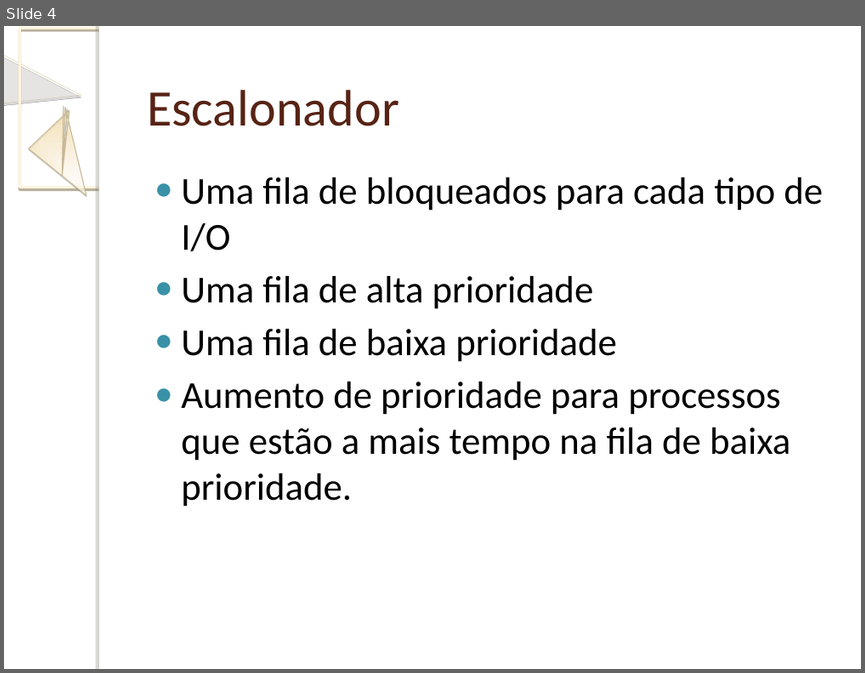
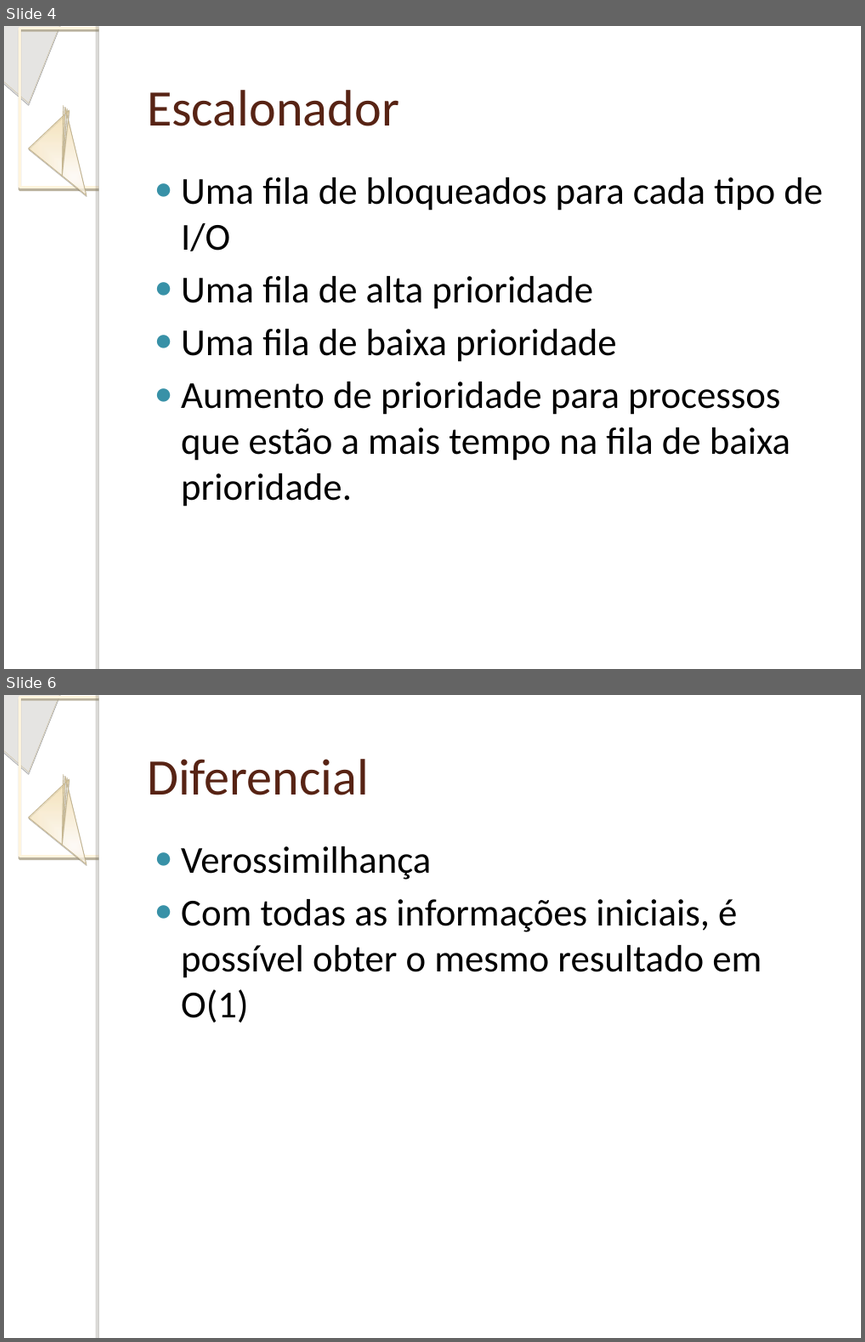
Before and after one commit to joycebrum/Simulador-Sistema-Operacional, a slide deck: Relatorio/Escalonador de Processos.ppt. Shown one above the other, each under a label of ours: slide 4 before the commit, slides 4 and 6 after it; the slides between them are not shown. The pictures are 865x673 and 865x1342 pixels, drawn with LibreOffice and Linux fonts; fonts in the diff are those of the drawing; background and template pictures are left out. Boxes give left, top, right and bottom in pixels: in the first picture for what was removed or moved away, otherwise in the second. Text is boxed around its words. In the diff, an @@ line names an element or a change of style, - is before the commit and + after.

```diff
--- a/Relatorio/Escalonador de Processos.ppt
+++ b/Relatorio/Escalonador de Processos.ppt
@@ slide 6 added at (4, 695, 861, 1338), background picture (left out); not listed: 5 template elements that a slide beside it also shows @@
@@ title added at (147, 759, 369, 795), 43 pt, text #572314 @@
+Diferencial
@@ text added at (181, 846, 761, 1022), 32 pt, text #000000 @@
+● Verossimilhança
+● Com todas as informações iniciais, é possível obter o mesmo resultado em O(1)
@@ slide 4 changed as well @@
@@ freeform shape at (4, 26, 81, 103): outline redrawn @@
@@ freeform shape at (4, 102, 147, 249): outline redrawn @@
```
Also in this commit, not shown: 3 other slides changed, 3 other slides added, 2 other files.
